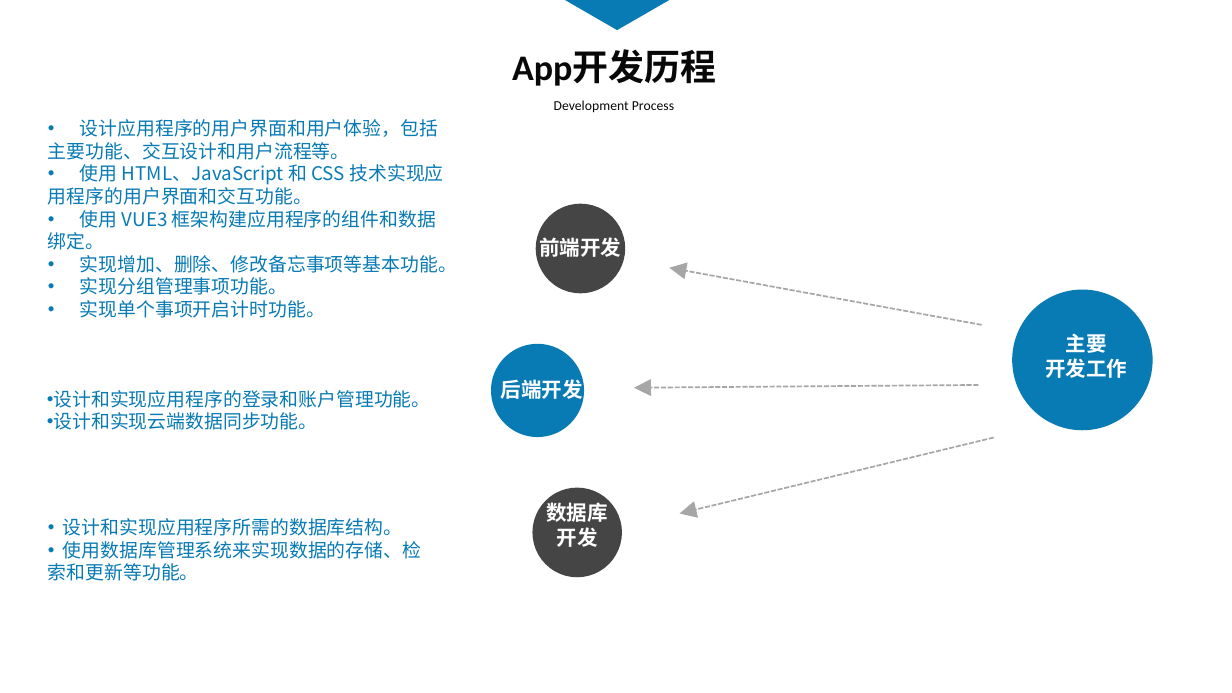
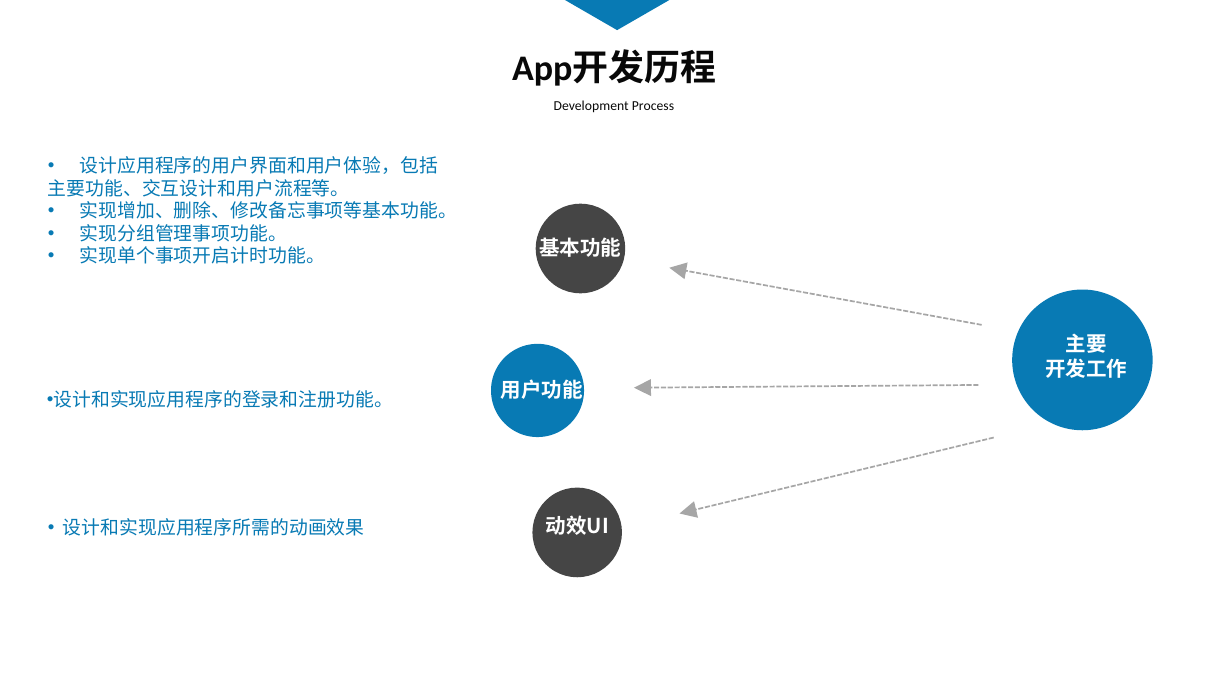
Before and after one commit to android-app-development-course/2023-spring-coumputer-10-To-Do-List, a slide deck: slide 5 of To-Do List第三阶段汇报PPT.pptx. Drawn at 1232x693 pixels with LibreOffice and Linux fonts; fonts in the diff are those of the drawing. Boxes give left, top, right and bottom in pixels: in the first picture for what was removed or moved away, otherwise in the second. Text is boxed around its words. In the diff, an @@ line names an element or a change of style, - is before the commit and + after.

```diff
--- a/To-Do List第三阶段汇报PPT.pptx
+++ b/To-Do List第三阶段汇报PPT.pptx
@@ text at (48, 164, 443, 250): paragraphs removed @@
-• 使用 HTML、JavaScript 和 CSS 技术实现应用程序的用户界面和交互功能。
-• 使用 VUE3 框架构建应用程序的组件和数据绑定。
@@ text "设计应用程序的用户界面和用户体验，包括主要功能、交互设计和用户流程等。": place and size @@
-text "设计应用程序的用户界面和用户体验，包括主要功能、交互设计和用户流程等。" at (48, 119, 457, 318)
+text "设计应用程序的用户界面和用户体验，包括主要功能、交互设计和用户流程等。" at (48, 156, 457, 264)
@@ text at (539, 237, 621, 257): text changed @@
-前端开发
+基本功能
@@ text at (501, 376, 583, 402): text changed @@
-后端开发
+用户功能
@@ text at (53, 390, 392, 408): text changed @@
-• 设计和实现应用程序的登录和账户管理功能。
-• 设计和实现云端数据同步功能。
+• 设计和实现应用程序的登录和注册功能。
@@ text at (63, 518, 365, 536): text changed @@
-• 设计和实现应用程序所需的数据库结构。
-• 使用数据库管理系统来实现数据的存储、检索和更新等功能。
+• 设计和实现应用程序所需的动画效果
@@ text at (546, 515, 609, 535): text changed @@
-数据库
-开发
+动效UI
```
Also in this commit, not shown: 3 other slides changed, 1 other file.
